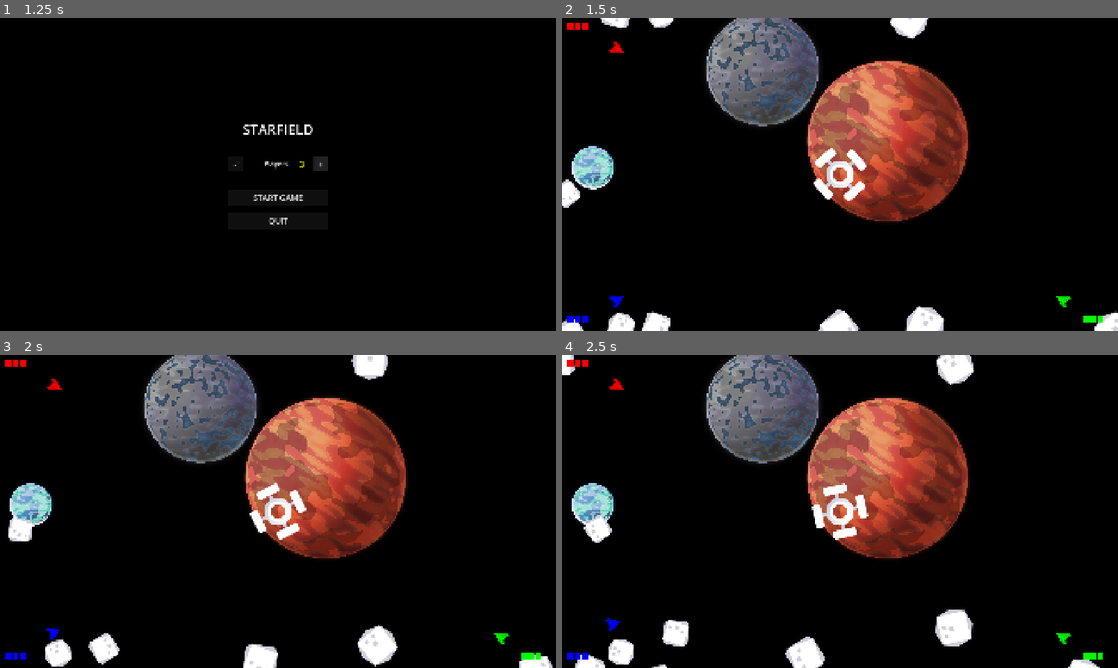
Above: before the commit, frames 1-4 (two rows, left to right).
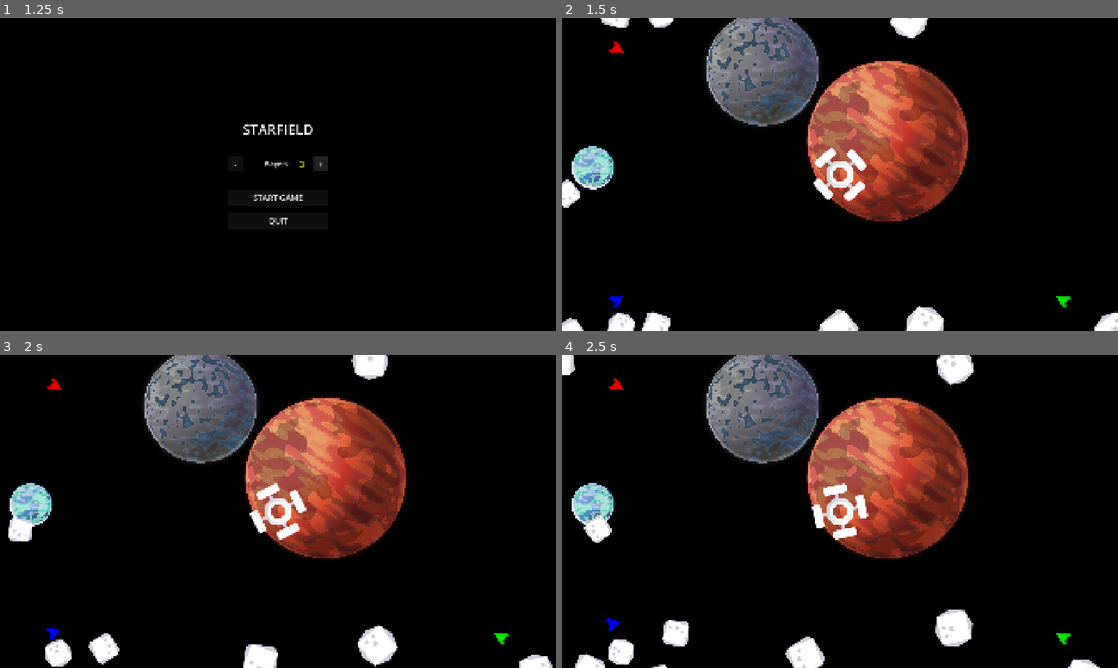
Above: after the commit, the same moments.

Repository: Teeohbee/CelestialMeadow
Game: Godot game, scene res://menu.tscn
The game is run twice, just before and just after one commit, with the same random seed, the same clock (stepped at 60 frames per second) and the same inputs.
Inputs:
- Up to frame 1 (1.25 s): click "+" at 0.5 s
- Up to frame 2 (1.5 s): click "START GAME" at 1.25 s
- Up to frame 3 (2 s): no input
- Up to frame 4 (2.5 s): no input

Frame 1 is identical in both runs. In frame 2, 0.2% of the frame differs, in the area x 0-98%, y 1-98%; in frame 3, 0.2%; in frame 4, 0.2%.
Error after the commit: Parse Error: Cannot find member "PRESET_TOP_CENTER" in base "Control". (res://hud.gd:10)

Commit message:
Add support for 6 players (players 4 and 5)
Changes:
- Added Magenta and Cyan to PLAYER_COLORS in GameConfig
- Added rotation adjustments for players 4 and 5
- Added player spawn positions (top-center, bottom-center)
- Updated HUD to show 6 player positions
- Updated menu to allow selecting up to 6 players
- Added input mappings for players 4 and 5 (joypad devices 4 and 5)

Players now spawn at:
0: Top-left, 1: Bottom-right, 2: Bottom-left
3: Top-right, 4: Top-center, 5: Bottom-center

Diff:
--- a/game_config.gd
+++ b/game_config.gd
@@ -48,8 +48,10 @@
 	Color.RED,
 	Color.GREEN,
 	Color.BLUE,
-	Color.YELLOW
+	Color.YELLOW,
+	Color.MAGENTA,
+	Color.CYAN
 ]
 
 # Player Starting Rotation Adjustments (degrees)
-const PLAYER_ROTATION_ADJUSTMENTS: Array[int] = [30, 30, -30, -30]
+const PLAYER_ROTATION_ADJUSTMENTS: Array[int] = [30, 30, -30, -30, 30, -30]
--- a/hud.gd
+++ b/hud.gd
@@ -6,15 +6,17 @@
 	{"anchor": Control.PRESET_TOP_LEFT, "margin": Vector2(20, 20)},       # Player 0
 	{"anchor": Control.PRESET_BOTTOM_RIGHT, "margin": Vector2(-20, -20)}, # Player 1
 	{"anchor": Control.PRESET_BOTTOM_LEFT, "margin": Vector2(20, -20)},   # Player 2
-	{"anchor": Control.PRESET_TOP_RIGHT, "margin": Vector2(-20, 20)}      # Player 3
+	{"anchor": Control.PRESET_TOP_RIGHT, "margin": Vector2(-20, 20)},     # Player 3
+	{"anchor": Control.PRESET_TOP_CENTER, "margin": Vector2(0, 20)},      # Player 4
+	{"anchor": Control.PRESET_BOTTOM_CENTER, "margin": Vector2(0, -20)}   # Player 5
 ]
 
 func _ready():
-	for i in range(4):
+	for i in range(6):
 		var container = HBoxContainer.new()
 		container.set_anchors_preset(corner_positions[i].anchor)
 
-		# Position container in corner
+		# Position container based on player position
 		if i == 0:  # Top left
 			container.position = corner_positions[i].margin
 		elif i == 1:  # Bottom right
@@ -22,9 +24,13 @@
 			container.alignment = BoxContainer.ALIGNMENT_END
 		elif i == 2:  # Bottom left
 			container.position = Vector2(corner_positions[i].margin.x, corner_positions[i].margin.y - 30)
-		else:  # Top right (Player 3)
+		elif i == 3:  # Top right
 			container.position = Vector2(corner_positions[i].margin.x - 100, corner_positions[i].margin.y)
 			container.alignment = BoxContainer.ALIGNMENT_END
+		elif i == 4:  # Top center
+			container.position = Vector2(corner_positions[i].margin.x - 50, corner_positions[i].margin.y)
+		else:  # Bottom center (Player 5)
+			container.position = Vector2(corner_positions[i].margin.x - 50, corner_positions[i].margin.y - 30)
 
 		container.add_theme_constant_override("separation", 5)
 		add_child(container)
--- a/main.gd
+++ b/main.gd
@@ -7,10 +7,12 @@
 var screen_size: Vector2
 var game_over: bool = false
 var player_configs = [
-	{"position": Vector2(0.1, 0.1), "number": 0},
-	{"position": Vector2(0.9, 0.9), "number": 1},
-	{"position": Vector2(0.1, 0.9), "number": 2},
-	{"position": Vector2(0.9, 0.1), "number": 3}
+	{"position": Vector2(0.1, 0.1), "number": 0},   # Top-left
+	{"position": Vector2(0.9, 0.9), "number": 1},   # Bottom-right
+	{"position": Vector2(0.1, 0.9), "number": 2},   # Bottom-left
+	{"position": Vector2(0.9, 0.1), "number": 3},   # Top-right
+	{"position": Vector2(0.5, 0.1), "number": 4},   # Top-center
+	{"position": Vector2(0.5, 0.9), "number": 5}    # Bottom-center
 ]
 
 func _ready():
--- a/menu.gd
+++ b/menu.gd
@@ -21,5 +21,5 @@
 	update_player_label()
 
 func _on_increase_pressed():
-	num_players = min(4, num_players + 1)
+	num_players = min(6, num_players + 1)
 	update_player_label()
--- a/project.godot
+++ b/project.godot
@@ -160,6 +160,46 @@
 "events": [Object(InputEventJoypadButton,"resource_local_to_scene":false,"resource_name":"","device":3,"button_index":0,"pressure":0.0,"pressed":false,"script":null)
 ]
 }
+rotate_left4={
+"deadzone": 0.5,
+"events": [Object(InputEventJoypadButton,"resource_local_to_scene":false,"resource_name":"","device":4,"button_index":13,"pressure":0.0,"pressed":false,"script":null)
+]
+}
+rotate_right4={
+"deadzone": 0.5,
+"events": [Object(InputEventJoypadButton,"resource_local_to_scene":false,"resource_name":"","device":4,"button_index":14,"pressure":0.0,"pressed":false,"script":null)
+]
+}
+thrust4={
+"deadzone": 0.5,
+"events": [Object(InputEventJoypadMotion,"resource_local_to_scene":false,"resource_name":"","device":4,"axis":5,"axis_value":1.0,"script":null)
+]
+}
+shoot4={
+"deadzone": 0.5,
+"events": [Object(InputEventJoypadButton,"resource_local_to_scene":false,"resource_name":"","device":4,"button_index":0,"pressure":0.0,"pressed":false,"script":null)
+]
+}
+rotate_left5={
+"deadzone": 0.5,
+"events": [Object(InputEventJoypadButton,"resource_local_to_scene":false,"resource_name":"","device":5,"button_index":13,"pressure":0.0,"pressed":false,"script":null)
+]
+}
+rotate_right5={
+"deadzone": 0.5,
+"events": [Object(InputEventJoypadButton,"resource_local_to_scene":false,"resource_name":"","device":5,"button_index":14,"pressure":0.0,"pressed":false,"script":null)
+]
+}
+thrust5={
+"deadzone": 0.5,
+"events": [Object(InputEventJoypadMotion,"resource_local_to_scene":false,"resource_name":"","device":5,"axis":5,"axis_value":1.0,"script":null)
+]
+}
+shoot5={
+"deadzone": 0.5,
+"events": [Object(InputEventJoypadButton,"resource_local_to_scene":false,"resource_name":"","device":5,"button_index":0,"pressure":0.0,"pressed":false,"script":null)
+]
+}
 
 [physics]
 
Not shown, added: game_config.gd.uid
Not shown, added: hud.gd.uid
Not shown, added: pause_menu.gd.uid
Not shown, added: powerup.gd.uid
